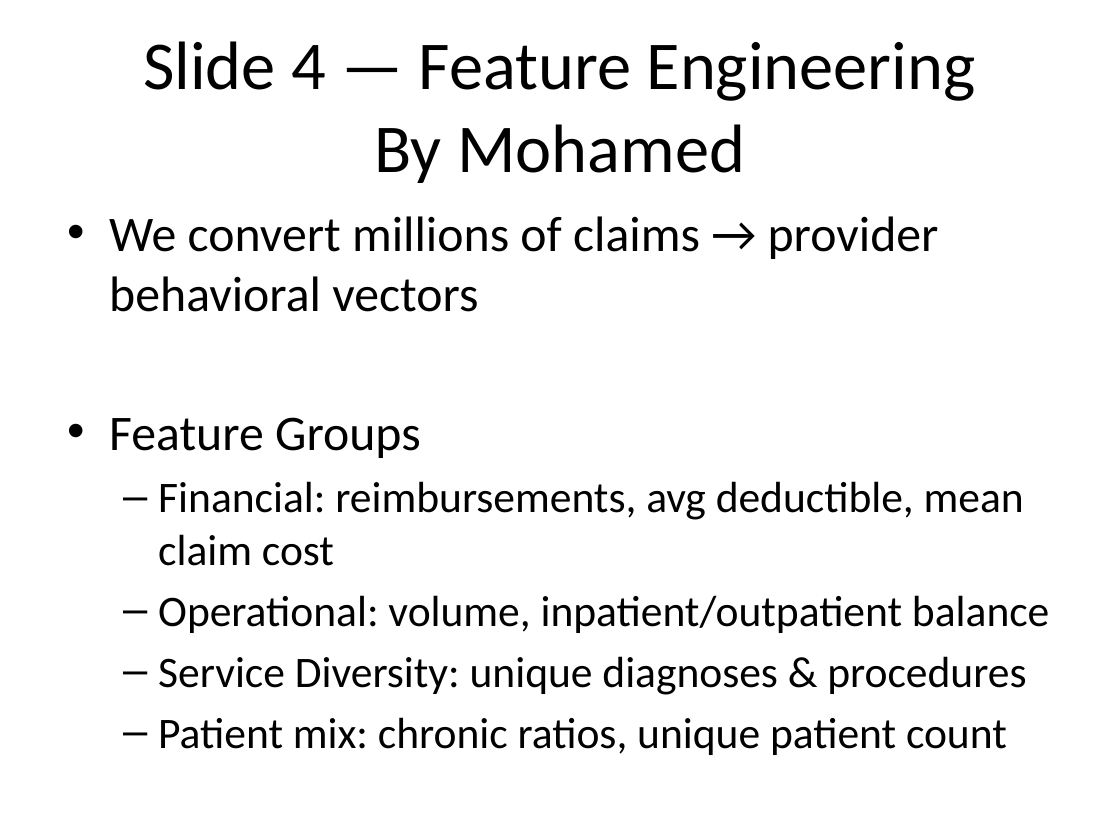
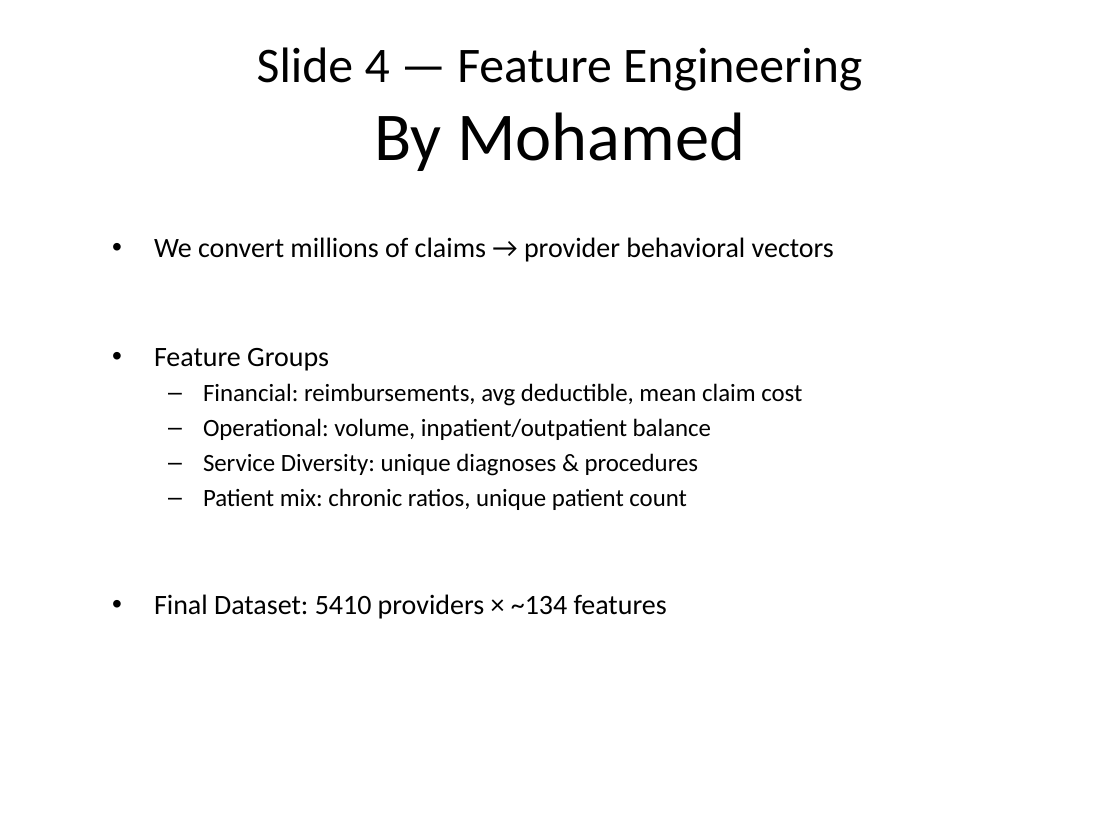
Before and after one commit to mohamedosamaa428/fraud_detection_project, a slide deck: slide 5 of reports/presentation.pptx. Drawn at 1120x840 pixels with LibreOffice and Linux fonts; fonts in the diff are those of the drawing. Boxes give left, top, right and bottom in pixels: in the first picture for what was removed or moved away, otherwise in the second. Text is boxed around its words. In the diff, an @@ line names an element or a change of style, - is before the commit and + after.

```diff
--- a/reports/presentation.pptx
+++ b/reports/presentation.pptx
@@ title at (x1=257, y1=47, x2=862, y2=91): size 44 to 32 pt in "Slide 4 — Feature Engineering" @@
@@ text "We convert millions of claims ..." at (x1=154, y1=237, x2=834, y2=619): size 32 to 18 pt in "We convert millions of claims → provider ...", "Feature Groups", "Final Dataset: 5410 providers × ~134 features"; size 28 to 16 pt in "Financial: reimbursements, avg deductible, mean claim cost", "Operational: volume, inpatient/outpatient balance", "Service Diversity: unique diagnoses & procedures", "Patient mix: chronic ratios, unique patient count"; less space between paragraphs @@
```
Also in this commit, not shown: 13 other slides changed, 1 other file.
